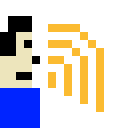
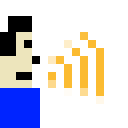
Layered file, before and after one edit (128x128). Changes by layer:
painted on "Background" over [48,24,104,112]
